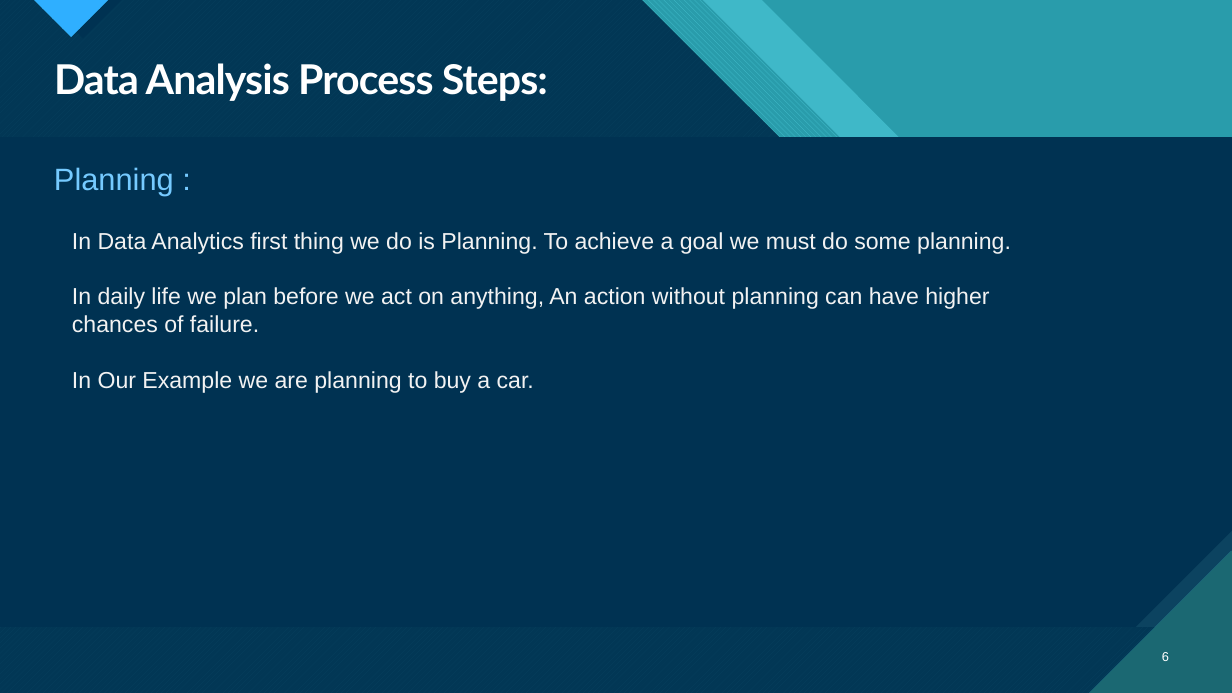
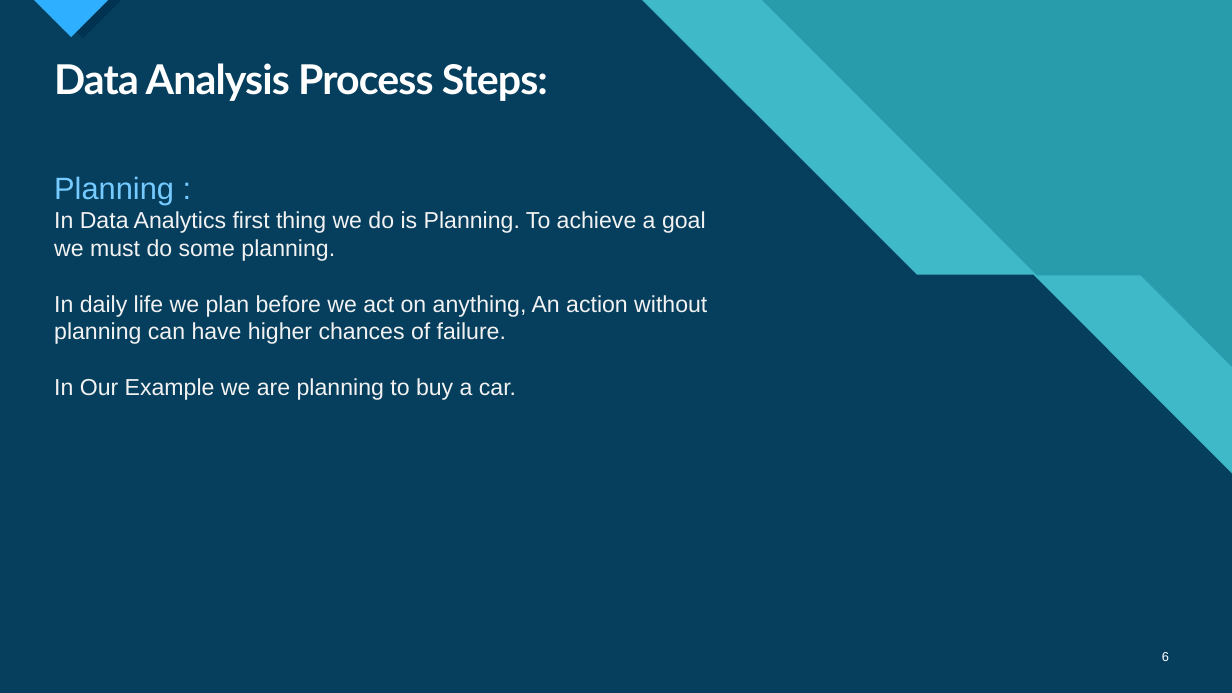
Before and after one commit to pritam-dey-19/Trainity-data-analytics-project-reallife-scenario, a slide deck: slide 6 of Data Analytics Process.pptx. Drawn at 1232x693 pixels with LibreOffice and Linux fonts; fonts in the diff are those of the drawing. Boxes give left, top, right and bottom in pixels: in the first picture for what was removed or moved away, otherwise in the second. Text is boxed around its words. In the diff, an @@ line names an element or a change of style, - is before the commit and + after.

```diff
--- a/Data Analytics Process.pptx
+++ b/Data Analytics Process.pptx
@@ freeform shape removed at box(0, 0, 1232, 693) @@
@@ freeform shape removed at box(61, 0, 1232, 693) @@
@@ snip rect removed at box(0, 137, 1232, 627) @@
@@ text "Planning :": place and size @@
-text "Planning :" at box(72, 232, 1011, 393)
+text "Planning :" at box(54, 176, 707, 400)
@@ text at box(54, 176, 174, 205): paragraph added @@
+Planning :
@@ text removed at box(54, 167, 174, 195) @@
-Planning :
@@ freeform shape removed at box(1090, 551, 1232, 693) @@
```
